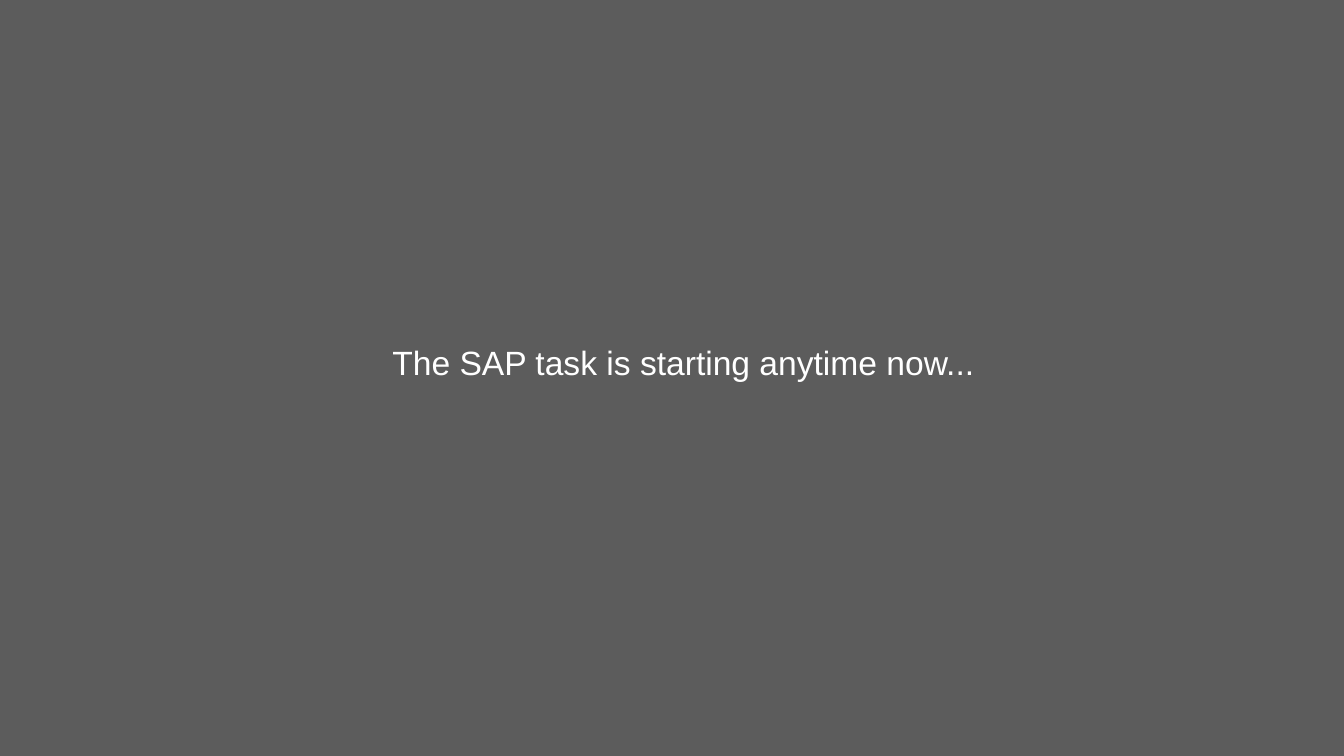
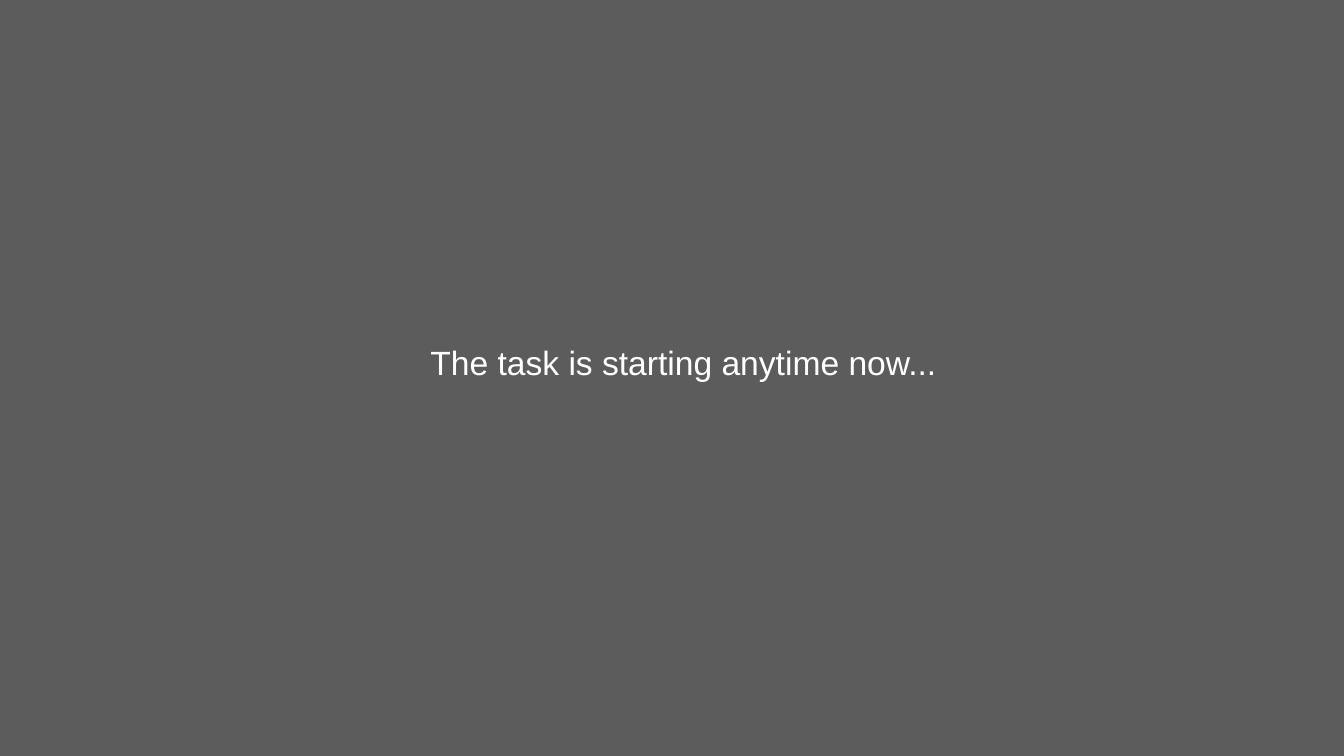
Before and after one commit to kwellstein/social_affective_prediction_task, a slide deck: slide 34 of task/stimuli/originals_SAP_Task.pptx. Drawn at 1344x756 pixels with LibreOffice and Linux fonts; fonts in the diff are those of the drawing. Boxes give left, top, right and bottom in pixels: in the first picture for what was removed or moved away, otherwise in the second. Text is boxed around its words. In the diff, an @@ line names an element or a change of style, - is before the commit and + after.

```diff
--- a/task/stimuli/originals_SAP_Task.pptx
+++ b/task/stimuli/originals_SAP_Task.pptx
@@ text at bbox=[430, 350, 937, 382]: text changed @@
-The SAP task is starting anytime now...
+The task is starting anytime now...
```
Also in this commit, not shown: 3 other slides changed, 21 other files.
